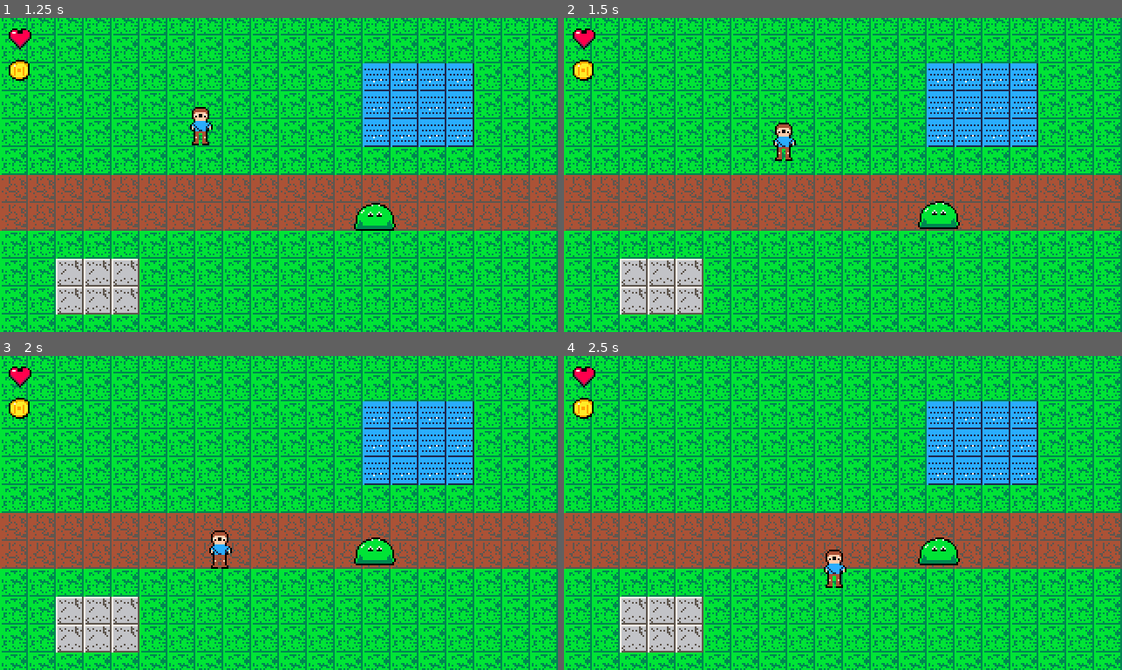
Above: before the commit, frames 1-4 (two rows, left to right).
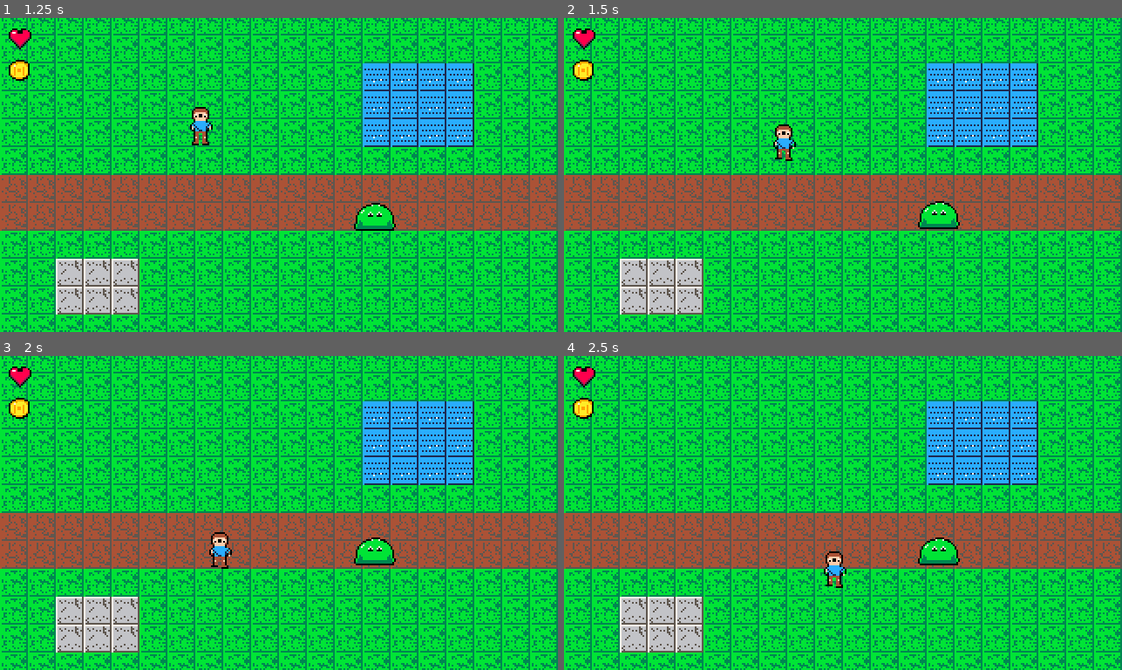
Above: after the commit, the same moments.

Repository: jarmstrong158/meristem
Game: Godot game, scene res://scenes/main.tscn
Same seed, same stepped clock (60 frames per second), same inputs: the game is played once before the commit and once after it.
Inputs:
- Up to frame 1 (1.25 s): tap Enter at 0.5 s; hold D (move_right) from 0.53 s (still down)
- Up to frame 2 (1.5 s): release D (move_right) at 1.28 s; hold S (move_down) from 1.28 s (still down)
- Up to frame 3 (2 s): keep holding S (move_down)
- Up to frame 4 (2.5 s): release S (move_down) at 2.03 s; hold D (move_right) from 2.03 s (still down)

Frame 1 is identical in both runs. In frame 2, 0.2% of the frame differs, in the area x 37-42%, y 33-46%; in frame 3, 0.2%; in frame 4, 0.2%.

Commit message:
polish(animation): arm swing in opposition + cadence-tied playback
- generators: _swing_arms shifts the peach hand pixels 1px in opposition to the
  stepping leg on step frames (hand-band only, leaves face/torso untouched); verified
  visually against the frame strip.
- compiler: top_down controller scales AnimatedSprite2D.speed_scale by
  velocity/MOVE_SPEED (clamped) so walk cadence tracks actual speed — feet don't skate.
- slice regenerated; runs headless exit 0, move speed 80.0; generators 39 + compiler 7 green.

dec-0018 updated (arm swing + cadence done; passing-pose + 8-direction still deferred).

Diff:
--- /dev/null
+++ b/examples/slice-01/game/assets/char_player_idle.png.prov.json
@@ -0,0 +1,13 @@
+{
+  "backend": "agent-drawn",
+  "contract_hash": "sha256:feaa81f962b43944132d6f175e065157",
+  "contract_name": "bakeoff-pico8-v1",
+  "created_at": "2026-07-22T17:50:48+00:00",
+  "gate_version": "0.1.0",
+  "human_edited": false,
+  "model": null,
+  "model_version": null,
+  "prompt": null,
+  "seed": null,
+  "source_sha256": "sha256:bbe285675c06db31772f1e2301d38dbe8248876731cc6b01b6585bbc16e33402"
+}
--- a/examples/slice-01/game/assets/char_player_walk_0.png.prov.json
+++ b/examples/slice-01/game/assets/char_player_walk_0.png.prov.json
@@ -2,12 +2,12 @@
   "backend": "agent-drawn",
   "contract_hash": "sha256:feaa81f962b43944132d6f175e065157",
   "contract_name": "bakeoff-pico8-v1",
-  "created_at": "2026-07-22T17:02:18+00:00",
+  "created_at": "2026-07-22T17:50:49+00:00",
   "gate_version": "0.1.0",
   "human_edited": false,
   "model": null,
   "model_version": null,
   "prompt": null,
   "seed": null,
-  "source_sha256": "sha256:5e3e1216cc915ba4f9814519bfd4725f850dacf5fc2c4907c42377df57465767"
+  "source_sha256": "sha256:bf4b94339f0ca12806bd918a00369187bbbe415417d61e6b1650eac31e6302c4"
 }
--- a/examples/slice-01/game/assets/char_player_walk_1.png.prov.json
+++ b/examples/slice-01/game/assets/char_player_walk_1.png.prov.json
@@ -2,7 +2,7 @@
   "backend": "agent-drawn",
   "contract_hash": "sha256:feaa81f962b43944132d6f175e065157",
   "contract_name": "bakeoff-pico8-v1",
-  "created_at": "2026-07-22T17:02:18+00:00",
+  "created_at": "2026-07-22T17:50:49+00:00",
   "gate_version": "0.1.0",
   "human_edited": false,
   "model": null,
--- a/examples/slice-01/game/assets/char_player_walk_2.png.prov.json
+++ b/examples/slice-01/game/assets/char_player_walk_2.png.prov.json
@@ -2,12 +2,12 @@
   "backend": "agent-drawn",
   "contract_hash": "sha256:feaa81f962b43944132d6f175e065157",
   "contract_name": "bakeoff-pico8-v1",
-  "created_at": "2026-07-22T17:02:18+00:00",
+  "created_at": "2026-07-22T17:50:49+00:00",
   "gate_version": "0.1.0",
   "human_edited": false,
   "model": null,
   "model_version": null,
   "prompt": null,
   "seed": null,
-  "source_sha256": "sha256:8bf787328149fc9a8ebef2c4c023fe928333ec93dca2423139cbc2b69a6e7d74"
+  "source_sha256": "sha256:11d09d36ca8442bc5b9c2e9a1ece3f6fee9f5b88ac598c54859c3489125a0478"
 }
--- a/examples/slice-01/game/assets/char_player_walk_3.png.prov.json
+++ b/examples/slice-01/game/assets/char_player_walk_3.png.prov.json
@@ -2,7 +2,7 @@
   "backend": "agent-drawn",
   "contract_hash": "sha256:feaa81f962b43944132d6f175e065157",
   "contract_name": "bakeoff-pico8-v1",
-  "created_at": "2026-07-22T17:02:18+00:00",
+  "created_at": "2026-07-22T17:50:49+00:00",
   "gate_version": "0.1.0",
   "human_edited": false,
   "model": null,
--- a/examples/slice-01/game/assets/enemy_slime_idle.png.prov.json
+++ b/examples/slice-01/game/assets/enemy_slime_idle.png.prov.json
@@ -2,7 +2,7 @@
   "backend": "agent-drawn",
   "contract_hash": "sha256:feaa81f962b43944132d6f175e065157",
   "contract_name": "bakeoff-pico8-v1",
-  "created_at": "2026-07-22T17:02:18+00:00",
+  "created_at": "2026-07-22T17:50:48+00:00",
   "gate_version": "0.1.0",
   "human_edited": false,
   "model": null,
--- /dev/null
+++ b/examples/slice-01/game/assets/icon_sword.png.prov.json
@@ -0,0 +1,13 @@
+{
+  "backend": "agent-drawn",
+  "contract_hash": "sha256:feaa81f962b43944132d6f175e065157",
+  "contract_name": "bakeoff-pico8-v1",
+  "created_at": "2026-07-22T17:50:48+00:00",
+  "gate_version": "0.1.0",
+  "human_edited": false,
+  "model": null,
+  "model_version": null,
+  "prompt": null,
+  "seed": null,
+  "source_sha256": "sha256:35b655586ee29be4e60444f437a7efdcd1bee66a326cf8e8c9a68f2f1b7aa124"
+}
--- a/examples/slice-01/game/assets/tile_dirt.png.prov.json
+++ b/examples/slice-01/game/assets/tile_dirt.png.prov.json
@@ -2,7 +2,7 @@
   "backend": "procedural",
   "contract_hash": "sha256:feaa81f962b43944132d6f175e065157",
   "contract_name": "bakeoff-pico8-v1",
-  "created_at": "2026-07-22T17:02:18+00:00",
+  "created_at": "2026-07-22T17:50:49+00:00",
   "gate_version": "0.1.0",
   "human_edited": false,
   "model": null,
--- a/examples/slice-01/game/assets/tile_grass.png.prov.json
+++ b/examples/slice-01/game/assets/tile_grass.png.prov.json
@@ -2,7 +2,7 @@
   "backend": "procedural",
   "contract_hash": "sha256:feaa81f962b43944132d6f175e065157",
   "contract_name": "bakeoff-pico8-v1",
-  "created_at": "2026-07-22T17:02:18+00:00",
+  "created_at": "2026-07-22T17:50:48+00:00",
   "gate_version": "0.1.0",
   "human_edited": false,
   "model": null,
--- a/examples/slice-01/game/assets/tile_stone.png.prov.json
+++ b/examples/slice-01/game/assets/tile_stone.png.prov.json
@@ -2,7 +2,7 @@
   "backend": "procedural",
   "contract_hash": "sha256:feaa81f962b43944132d6f175e065157",
   "contract_name": "bakeoff-pico8-v1",
-  "created_at": "2026-07-22T17:02:18+00:00",
+  "created_at": "2026-07-22T17:50:49+00:00",
   "gate_version": "0.1.0",
   "human_edited": false,
   "model": null,
--- a/examples/slice-01/game/assets/tile_water.png.prov.json
+++ b/examples/slice-01/game/assets/tile_water.png.prov.json
@@ -2,7 +2,7 @@
   "backend": "procedural",
   "contract_hash": "sha256:feaa81f962b43944132d6f175e065157",
   "contract_name": "bakeoff-pico8-v1",
-  "created_at": "2026-07-22T17:02:18+00:00",
+  "created_at": "2026-07-22T17:50:49+00:00",
   "gate_version": "0.1.0",
   "human_edited": false,
   "model": null,
--- a/examples/slice-01/game/assets/ui_coin.png.prov.json
+++ b/examples/slice-01/game/assets/ui_coin.png.prov.json
@@ -2,7 +2,7 @@
   "backend": "agent-drawn",
   "contract_hash": "sha256:feaa81f962b43944132d6f175e065157",
   "contract_name": "bakeoff-pico8-v1",
-  "created_at": "2026-07-22T17:02:18+00:00",
+  "created_at": "2026-07-22T17:50:48+00:00",
   "gate_version": "0.1.0",
   "human_edited": false,
   "model": null,
--- a/examples/slice-01/game/assets/ui_heart.png.prov.json
+++ b/examples/slice-01/game/assets/ui_heart.png.prov.json
@@ -2,7 +2,7 @@
   "backend": "agent-drawn",
   "contract_hash": "sha256:feaa81f962b43944132d6f175e065157",
   "contract_name": "bakeoff-pico8-v1",
-  "created_at": "2026-07-22T17:02:18+00:00",
+  "created_at": "2026-07-22T17:50:48+00:00",
   "gate_version": "0.1.0",
   "human_edited": false,
   "model": null,
--- a/examples/slice-01/game/scripts/player.gd
+++ b/examples/slice-01/game/scripts/player.gd
@@ -18,8 +18,11 @@
 	if _anim != null:
 		if velocity.length() > 5.0:
 			_anim.play("walk")
+			# cadence tracks actual speed so the feet don't skate
+			_anim.speed_scale = clampf(velocity.length() / MOVE_SPEED, 0.4, 1.6)
 			if absf(dir.x) > 0.0:
 				_anim.flip_h = dir.x < 0.0
 		else:
 			_anim.play("idle")
+			_anim.speed_scale = 1.0
 	move_and_slide()
Binary file changed: examples/slice-01/game/assets/char_player_walk_0.png
Binary file changed: examples/slice-01/game/assets/char_player_walk_2.png
Not shown, changed: DECISIONS.md
Not shown, changed: packages/compiler/meristem_compiler/templates/top_down_controller.gd.tmpl
Not shown, changed: packages/generators/meristem_generators/agent_drawn.py
